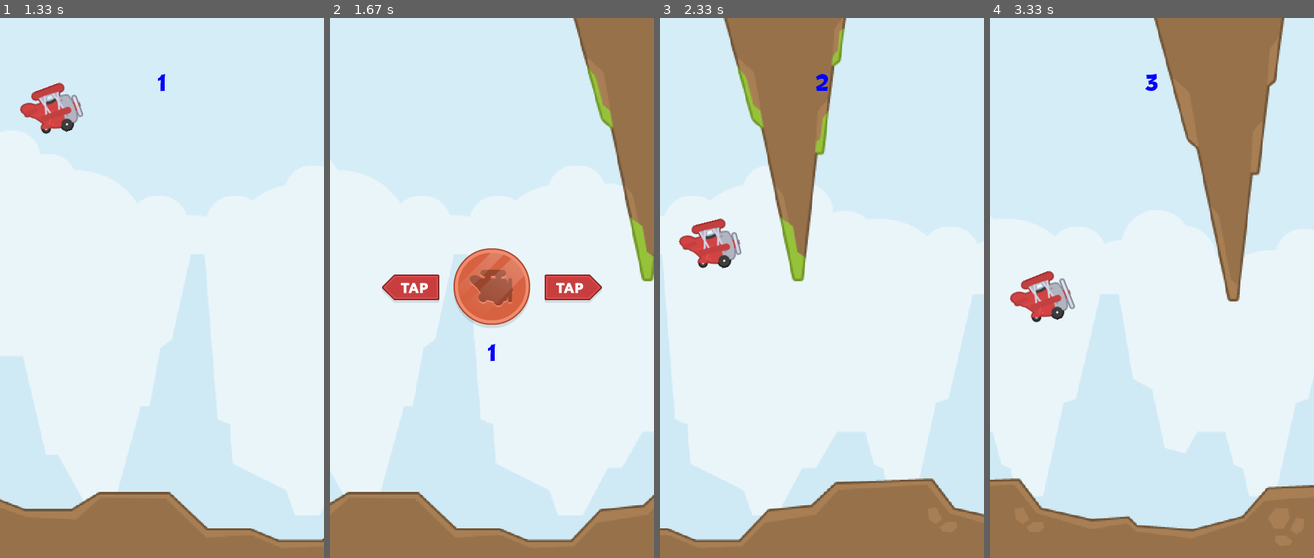
Above: before the commit, frames 1-4 (left to right).
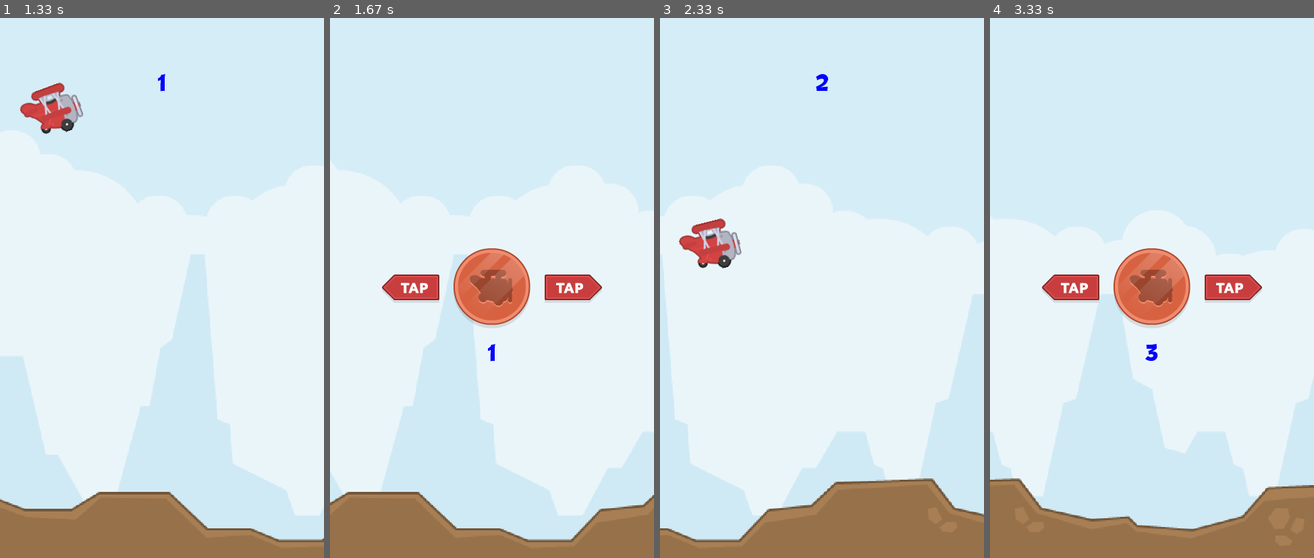
Above: after the commit, the same moments.

Repository: HenriqueCRC/pygame_2.0
Game: pygame game, started from cod_fonte/jogo.py
Same seed, same stepped clock (60 frames per second), same inputs: the game is played once before the commit and once after it.
Inputs:
- Up to frame 1 (1.33 s): tap Space at 0.33, 0.73, 1.03, 1.23 s
- Up to frame 2 (1.67 s): tap Space at 1.57 s
- Up to frame 3 (2.33 s): tap Space at 1.87, 2.07 s
- Up to frame 4 (3.33 s): tap Space at 2.37, 2.63, 2.97, 3.27 s

Frame 1 is identical in both runs. In frame 2, 6.6% of the frame differs, in the area x 75-100%, y 0-49%; in frame 3, 9.3%; in frame 4, 16%, in the area x 6-91%, y 0-64%.

Commit message:
ajustaes da tela de game over

Diff:
--- a/cod_fonte/jogo.py
+++ b/cod_fonte/jogo.py
@@ -44,6 +44,9 @@
     def collisions(self):
         if pygame.sprite.spritecollide(self.plane,self.collision_sprites,False, pygame.sprite.collide_mask)\
             or self.plane.rect.top <= 0 :
+            for sprite in self.collision_sprites.sprites():
+                if sprite.sprite_type == 'obstacle' :
+                    sprite.kill()
             self.active = False
             self.plane.kill()
 
@@ -82,7 +85,7 @@
                     else:
                         self.plane = Plane(self.all_sprites, self.scale_factor / 1.7)
                         self.active = True
-                if event.type == self.obstacle_timer:
+                if event.type == self.obstacle_timer and self.active:
                      Obstacle([self.all_sprites, self.collision_sprites], self.scale_factor * 1.1)
 
             #Lógica
